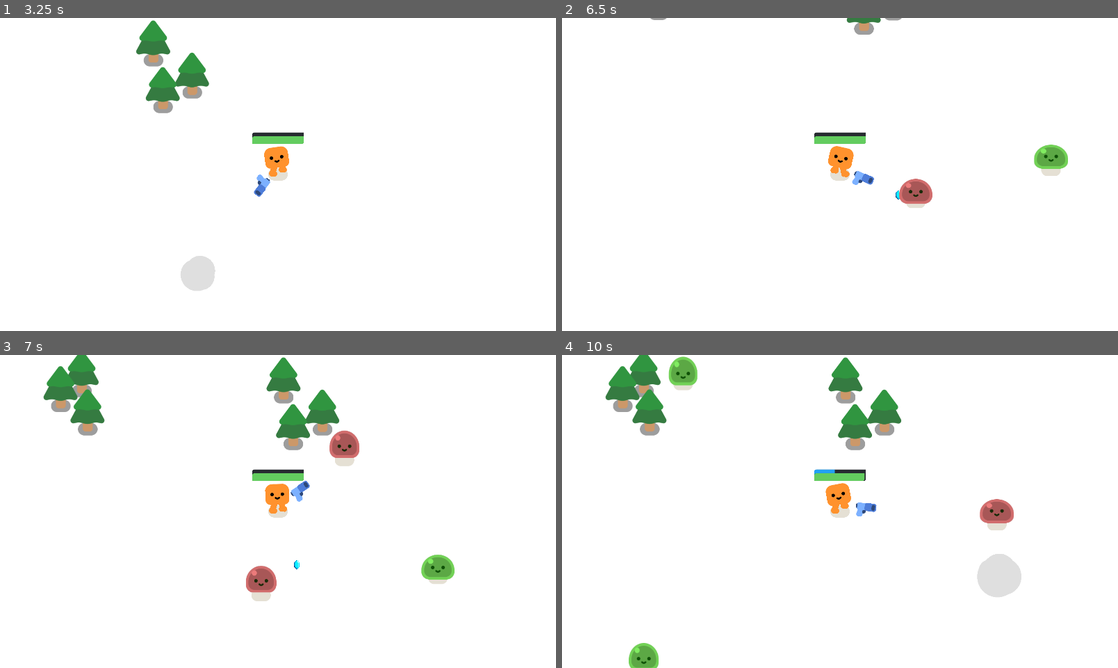
Above: before the commit, frames 1-4 (two rows, left to right).
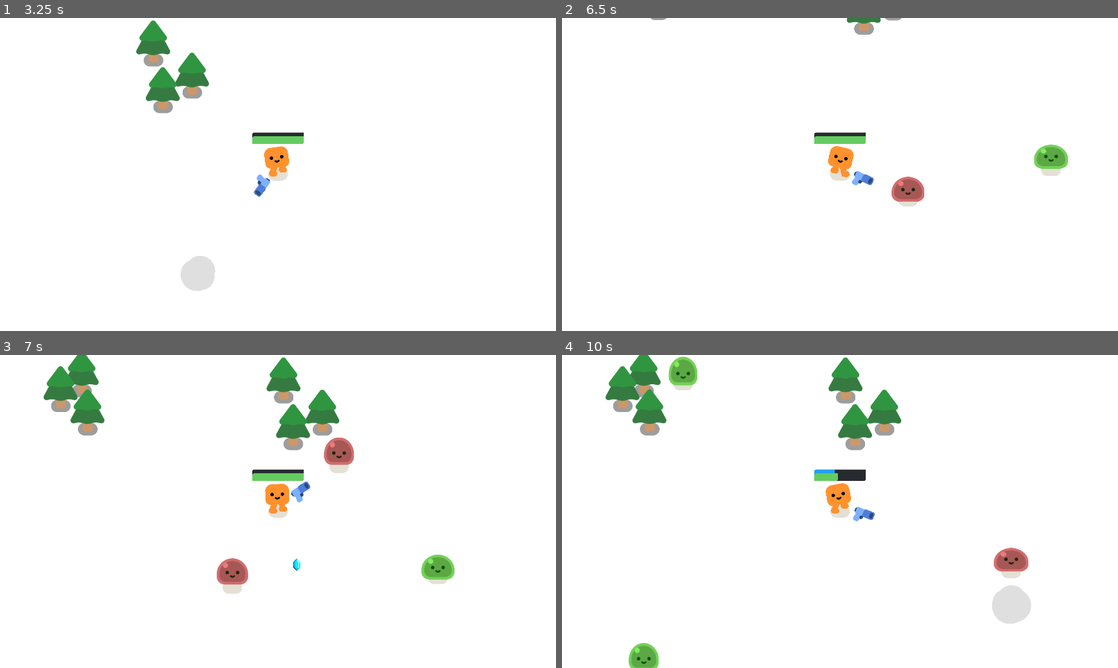
Above: after the commit, the same moments.

Repository: ari-goldman/atlas-godot-tutorial
Game: Godot game, scene res://survivors_game.tscn
Two runs of this game, one before a commit and one after it. Both use one fixed random seed, a clock stepped at 60 frames per second and the inputs below. Sound files missing from this copy of the repository are replaced by a short silence.
Inputs:
- Up to frame 1 (3.25 s): tap Enter at 0.5 s; hold D (move_right) 0.53-1.28 s; hold S (move_down) 1.28-2.03 s; hold D (move_right) 2.03-2.78 s; hold W (move_up) from 2.78 s (still down)
- Up to frame 2 (6.5 s): release W (move_up) at 3.53 s; hold A (move_left) 3.53-5.03 s; hold S (move_down) 5.03-5.78 s; hold D (move_right) from 5.78 s (still down)
- Up to frame 3 (7 s): release D (move_right) at 6.53 s; hold W (move_up) from 6.53 s (still down)
- Up to frame 4 (10 s): release W (move_up) at 7.28 s; hold D (move_right) 7.28-8.03 s; hold S (move_down) 8.03-8.78 s; hold A (move_left) 8.78-9.53 s; hold W (move_up) from 9.53 s (still down)

Frame 1 is identical in both runs. In frame 2, 0.4% of the frame differs, in the area x 52-67%, y 48-61%; in frame 3, 1.5%; in frame 4, 2.2%, in the area x 49-85%, y 37-86%.

Commit message:
added sound effects

Diff:
--- a/characters/charging_mob/charging_mob.gd
+++ b/characters/charging_mob/charging_mob.gd
@@ -14,7 +14,7 @@
 var health := 2
 var current_state := State.MOVING
 var move_speed = 300.0
-var charge_speed = 600.0
+var charge_speed = 750.0
 var stateTime := 0.0
 var charge_target: Vector2 = Vector2.INF
 const CHARGE_DISTANCE = 500.0
@@ -31,7 +31,6 @@
 			velocity = direction * move_speed
 			move_and_slide()
 
-			print(global_position.distance_to(player.global_position))
 			if global_position.distance_to(player.global_position) <= CHARGE_DISTANCE:
 				current_state = State.CHARGING
 				charge_target = Vector2.INF
@@ -77,3 +76,9 @@
 	var xp = XP_SCENE.instantiate()
 	get_parent().add_child(xp)
 	xp.global_position = global_position
+
+	var death_sound_player = AudioStreamPlayer.new()
+	death_sound_player.stream = preload("res://sounds/bubble_pop.wav")
+	get_tree().current_scene.add_child(death_sound_player)
+	death_sound_player.play()
+	death_sound_player.finished.connect(func(): death_sound_player.queue_free())
--- a/characters/mob/mob.gd
+++ b/characters/mob/mob.gd
@@ -29,3 +29,9 @@
 	var xp = XP_SCENE.instantiate()
 	get_parent().add_child(xp)
 	xp.global_position = global_position
+
+	var death_sound_player = AudioStreamPlayer.new()
+	death_sound_player.stream = preload("res://sounds/bubble_pop.wav")
+	get_tree().current_scene.add_child(death_sound_player)
+	death_sound_player.play()
+	death_sound_player.finished.connect(func(): death_sound_player.queue_free())
--- a/characters/mob/mob.tscn
+++ b/characters/mob/mob.tscn
@@ -1,7 +1,8 @@
-[gd_scene load_steps=4 format=3 uid="uid://dcg2yxwctbkmn"]
+[gd_scene load_steps=5 format=3 uid="uid://dcg2yxwctbkmn"]
 
 [ext_resource type="PackedScene" uid="uid://ogik4s70pgwl" path="res://characters/slime/slime.tscn" id="1_dy6sc"]
 [ext_resource type="Script" uid="uid://cnthvk370cxc4" path="res://characters/mob/mob.gd" id="1_nokgg"]
+[ext_resource type="AudioStream" uid="uid://bytbix0jqv17i" path="res://sounds/bubble_pop.wav" id="3_w34ve"]
 
 [sub_resource type="CircleShape2D" id="CircleShape2D_nokgg"]
 radius = 42.0
@@ -19,3 +20,7 @@
 [node name="CollisionShape2D" type="CollisionShape2D" parent="."]
 position = Vector2(0, -21)
 shape = SubResource("CircleShape2D_nokgg")
+
+[node name="DeathSound" type="AudioStreamPlayer" parent="."]
+unique_name_in_owner = true
+stream = ExtResource("3_w34ve")
--- a/characters/player/player.gd
+++ b/characters/player/player.gd
@@ -4,7 +4,7 @@
 signal health_depleted
 signal level_up
 
-var health := 100.0
+var health := 50
 
 const SPEED := 600.0
 
@@ -24,9 +24,13 @@
 	if overlapping_mobs.size() > 0:
 		health -= DAMAGE_RATE * overlapping_mobs.size() * delta
 		%HealthBar.value = health
+		if !%HitSound.playing:
+			%HitSound.pitch_scale = lerp(0.5, 1.0, health / %HealthBar.max_value)
+			%HitSound.play()
 
 		if health <= 0.0:
 			health_depleted.emit()
+
 
 
 
@@ -38,3 +42,7 @@
 		%XPBar.value -= %XPBar.max_value
 		%XPBar.max_value *= 1.2
 		%Gun.multiply_shoot_timer(0.9)
+		%LevelUpSound.play()
+	else:
+		%PickupXPSound.pitch_scale = randf_range(0.95, 1.05)
+		%PickupXPSound.play()
--- a/characters/player/player.tscn
+++ b/characters/player/player.tscn
@@ -1,9 +1,12 @@
-[gd_scene load_steps=12 format=3 uid="uid://dhhjdcs0kqhrx"]
+[gd_scene load_steps=15 format=3 uid="uid://dhhjdcs0kqhrx"]
 
 [ext_resource type="PackedScene" uid="uid://pbmyh1qru7p" path="res://characters/happy_boo/happy_boo.tscn" id="1_4flbx"]
 [ext_resource type="Script" uid="uid://b8l34sppidgnx" path="res://characters/player/player.gd" id="1_onrkg"]
 [ext_resource type="PackedScene" uid="uid://bedfuu4x0xntb" path="res://pistol/gun.tscn" id="3_i3pqv"]
 [ext_resource type="Script" uid="uid://bn7s3xhbwa4hc" path="res://xp/xp_collector.gd" id="4_5dc8e"]
+[ext_resource type="AudioStream" uid="uid://ccusay3onuuq2" path="res://sounds/hit.wav" id="5_ixbpm"]
+[ext_resource type="AudioStream" uid="uid://wdaioansmqe5" path="res://sounds/level_up.wav" id="6_c6leb"]
+[ext_resource type="AudioStream" uid="uid://bxqwybm5k4mb1" path="res://sounds/pickup_xp.wav" id="7_dirf7"]
 
 [sub_resource type="CircleShape2D" id="CircleShape2D_onrkg"]
 radius = 31.0
@@ -75,7 +78,8 @@
 offset_bottom = -105.0
 theme_override_styles/background = SubResource("StyleBoxFlat_hqtel")
 theme_override_styles/fill = SubResource("StyleBoxFlat_i3pqv")
-value = 100.0
+max_value = 50.0
+value = 50.0
 show_percentage = false
 
 [node name="XPCollector" type="Node2D" parent="."]
@@ -97,6 +101,20 @@
 shape = SubResource("CircleShape2D_c6leb")
 debug_color = Color(0.0953786, 0.648504, 1.15514e-06, 0.42)
 
+[node name="Node" type="Node" parent="."]
+
+[node name="HitSound" type="AudioStreamPlayer" parent="Node"]
+unique_name_in_owner = true
+stream = ExtResource("5_ixbpm")
+
+[node name="LevelUpSound" type="AudioStreamPlayer" parent="Node"]
+unique_name_in_owner = true
+stream = ExtResource("6_c6leb")
+
+[node name="PickupXPSound" type="AudioStreamPlayer" parent="Node"]
+unique_name_in_owner = true
+stream = ExtResource("7_dirf7")
+
 [connection signal="xp_collected" from="XPCollector" to="." method="_on_xp_collector_xp_collected"]
 [connection signal="area_entered" from="XPCollector/MagnetArea" to="XPCollector" method="_on_magnet_area_area_entered"]
 [connection signal="area_entered" from="XPCollector/CollectionArea" to="XPCollector" method="_on_collection_area_area_entered"]
--- a/pistol/gun.gd
+++ b/pistol/gun.gd
@@ -13,6 +13,8 @@
 	new_bullet.global_position = %"Shooting Point".global_position
 	new_bullet.global_rotation = %"Shooting Point".global_rotation
 	%"Shooting Point".add_child(new_bullet)
+	%ShootSound.pitch_scale = randf_range(0.95, 1.05)
+	%ShootSound.play()
 
 
 func get_closest_in_range_body() -> Node2D:
--- a/pistol/gun.tscn
+++ b/pistol/gun.tscn
@@ -1,7 +1,8 @@
-[gd_scene load_steps=4 format=3 uid="uid://bedfuu4x0xntb"]
+[gd_scene load_steps=5 format=3 uid="uid://bedfuu4x0xntb"]
 
 [ext_resource type="Script" uid="uid://fsnskg1p04bi" path="res://pistol/gun.gd" id="1_dk5gl"]
 [ext_resource type="Texture2D" uid="uid://cswb5do8rrj7q" path="res://pistol/pistol.png" id="1_vk1bi"]
+[ext_resource type="AudioStream" uid="uid://tqeru80j051o" path="res://sounds/shoot.wav" id="3_donny"]
 
 [sub_resource type="CircleShape2D" id="CircleShape2D_dk5gl"]
 radius = 666.037
@@ -29,4 +30,9 @@
 wait_time = 0.5
 autostart = true
 
+[node name="ShootSound" type="AudioStreamPlayer" parent="."]
+unique_name_in_owner = true
+stream = ExtResource("3_donny")
+volume_db = -7.5
+
 [connection signal="timeout" from="Timer" to="." method="_on_timer_timeout"]
--- a/project.godot
+++ b/project.godot
@@ -93,6 +93,12 @@
 
 enabled=PackedStringArray("res://addons/colorpicker_presets/plugin.cfg")
 
+[file_customization]
+
+folder_colors={
+"res://sounds/": "teal"
+}
+
 [input]
 
 move_left={
--- a/survivors_game.gd
+++ b/survivors_game.gd
@@ -25,7 +25,8 @@
 func _on_player_health_depleted():
 	%GameOver.visible = true
 	get_tree().paused = true
+	%DeathSound.play()
 
 
 func _on_player_level_up():
-	%MobSpawnTimer.wait_time *= 0.9
+	%MobSpawnTimer.wait_time *= 0.8
--- a/survivors_game.tscn
+++ b/survivors_game.tscn
@@ -1,8 +1,9 @@
-[gd_scene load_steps=5 format=3 uid="uid://c0qt3he0fpv3u"]
+[gd_scene load_steps=6 format=3 uid="uid://c0qt3he0fpv3u"]
 
 [ext_resource type="PackedScene" uid="uid://dhhjdcs0kqhrx" path="res://characters/player/player.tscn" id="1_3cish"]
 [ext_resource type="Script" uid="uid://cnnidspp840pg" path="res://survivors_game.gd" id="1_qqaft"]
 [ext_resource type="PackedScene" uid="uid://c827w6jputxaq" path="res://trees/pine_tree.tscn" id="2_qqaft"]
+[ext_resource type="AudioStream" uid="uid://b8fow33yhpwf7" path="res://sounds/death.wav" id="4_qqaft"]
 
 [sub_resource type="Curve2D" id="Curve2D_l26od"]
 _data = {
@@ -92,5 +93,10 @@
 position = Vector2(-86, -33)
 rotation = 0.00192493
 
+[node name="DeathSound" type="AudioStreamPlayer" parent="."]
+unique_name_in_owner = true
+stream = ExtResource("4_qqaft")
+
 [connection signal="timeout" from="MobSpawnTimer" to="." method="_on_mob_spawn_timer_timeout"]
+[connection signal="health_depleted" from="Player" to="." method="_on_player_health_depleted"]
 [connection signal="level_up" from="Player" to="." method="_on_player_level_up"]
--- a/xp/xp.tscn
+++ b/xp/xp.tscn
@@ -16,5 +16,5 @@
 
 [node name="Xp" type="Sprite2D" parent="."]
 texture_filter = 1
-scale = Vector2(2, 2)
+scale = Vector2(2.5, 2.5)
 texture = ExtResource("1_5pbne")
Not shown, added: sounds/bubble_pop.wav.import
Not shown, added: sounds/death.wav.import
Not shown, added: sounds/hit.wav.import
Not shown, added: sounds/level_up.wav.import
Not shown, added: sounds/pickup_xp.wav.import
Not shown, added: sounds/shoot.wav.import
Not shown, changed: README.md
Not shown, added: sounds/bubble_pop.wav
Not shown, added: sounds/death.wav
Not shown, added: sounds/hit.wav
Not shown, added: sounds/level_up.wav
Not shown, added: sounds/pickup_xp.wav
(and 1 more such lines)
